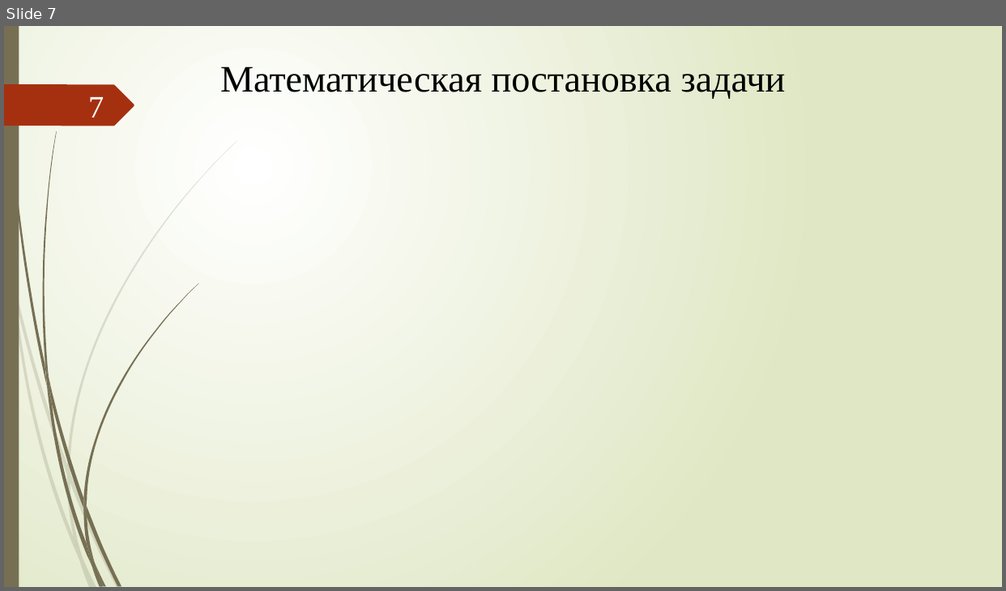
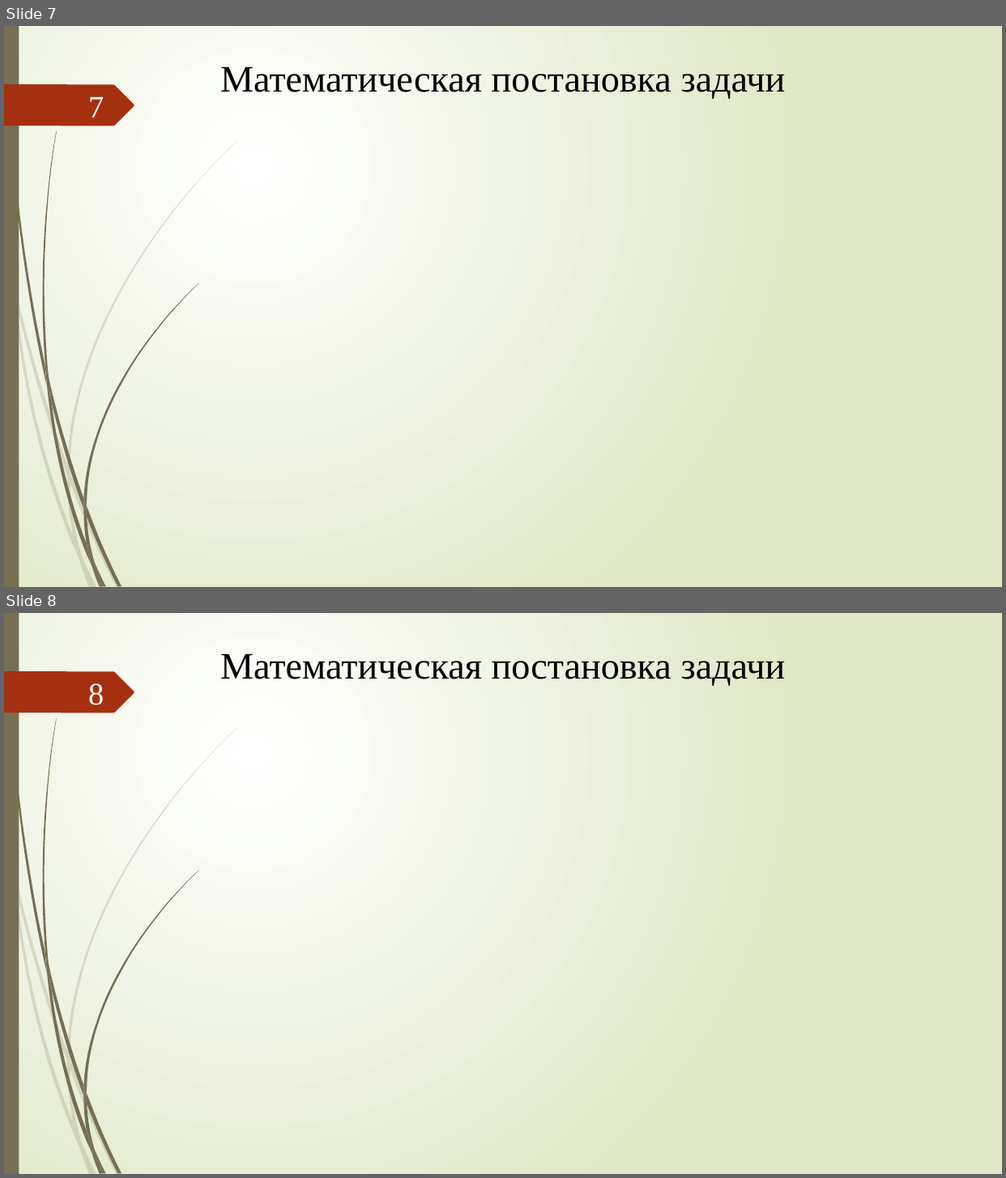
Before and after one commit to xex238/Diploma_2022, a slide deck: docs/Отчёты/ВКР/Новицкий_МПИ-20-4-2_ВКР_Презентация.pptx. Shown one above the other, each under a label of ours: slide 7 before the commit, slides 7 and 8 after it. The pictures are 1006x591 and 1006x1178 pixels, drawn with LibreOffice and Linux fonts; fonts in the diff are those of the drawing; grey boxes stand for pictures. Boxes give left, top, right and bottom in pixels: in the first picture for what was removed or moved away, otherwise in the second. Text is boxed around its words. In the diff, an @@ line names an element or a change of style, - is before the commit and + after.

```diff
--- a/docs/Отчёты/ВКР/Новицкий_МПИ-20-4-2_ВКР_Презентация.pptx
+++ b/docs/Отчёты/ВКР/Новицкий_МПИ-20-4-2_ВКР_Презентация.pptx
@@ slide 8 added at box(4, 613, 1002, 1174), background gradient #FFFFFF to #DFE8C4; not listed: 24 template elements that a slide beside it also shows @@
@@ title added at box(220, 653, 786, 686), 36 pt, text #000000 @@
+Математическая постановка задачи
@@ page number added at box(88, 683, 104, 705), 30 pt, text #FEFFFF @@
+8
```
Also in this commit, not shown: 6 slides changed, 8 other slides added, 2 slides removed, 1 other file.
